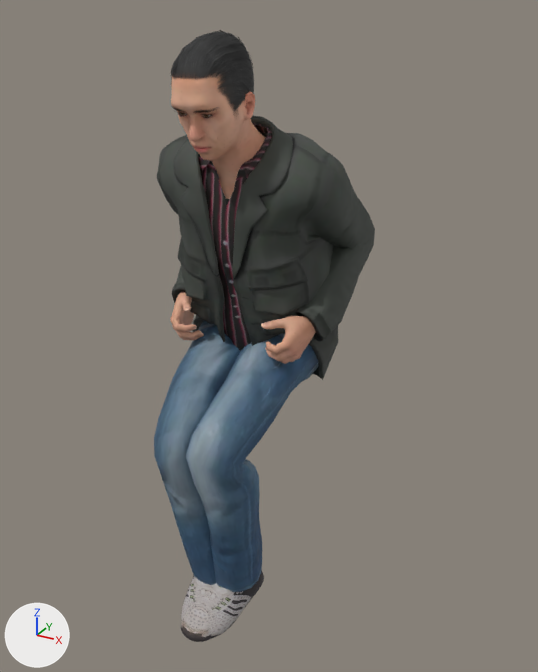
The glTF model assets/personaggi/realistici/sella/uomo-03.glb as it was, and as the next commit left it.
Both versions are drawn from a 50 mm lens placed at (0.873, -1.598, 1.492), pointed at (0.058, -0.117, 0.751). The axes (+X, +Y, +Z) are drawn at lower left. The lights are the same throughout. The older version comes first. Vertices at exactly the same position are counted once.

Names of what the first picture shows: 'Human', 'Human.male_casualsuit05', 'Human.shoes05', 'Human.short04'.
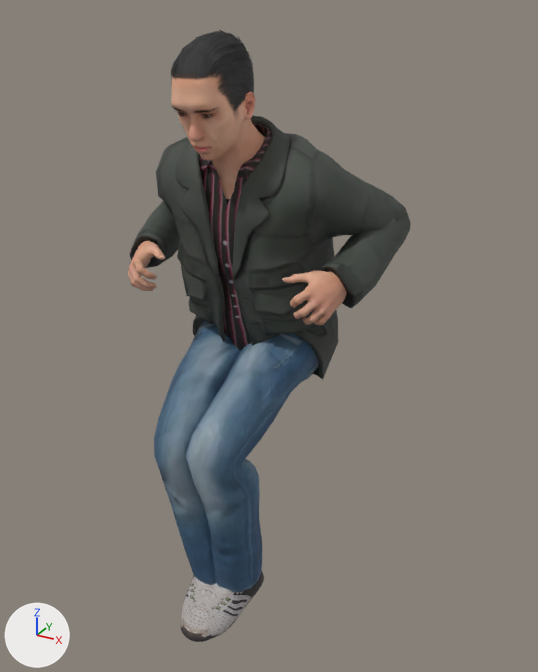
Changed parts and their boxes [x1, y1, x2, y2] in the pictures (538 x 672 px; the box of a moved part takes in the faces that stretch with it):
'Human.male_casualsuit05', reshaped (27% wider)
    before: [154, 116, 375, 592]
    after: [130, 116, 411, 592]
'Human', reshaped
    before: [170, 75, 316, 364]
    after: [127, 75, 346, 325]
part 1 of me_base_002, moved or reshaped
    before: [170, 292, 204, 340]
    after: [127, 241, 166, 291]
part 2 of me_base_002, moved or reshaped
    before: [261, 315, 316, 364]
    after: [282, 271, 346, 325]
part 3 of me_male_casualsuit05, moved or reshaped
    before: [157, 123, 375, 341]
    after: [130, 123, 411, 308]

The change, as a list of edits to the scene's bpy script:
```text
Change me_base_002:
    used by ob_human; location = (0.0, 0.0, -0.207)
    remove me_base_002.from_pydata(...)  # 7992 vertices, 15816 faces; spans x -0.205..0.205, y -0.34..-0.069, z 0.407..1.653
    add me_base_002.from_pydata(...)  # 7992 vertices, 15816 faces; spans x -0.296..0.296, y -0.34..-0.079, z 0.407..1.653
    me_base_002 part 1: the loose piece of 1689 vertices spanning x -0.205..-0.09, y -0.236..-0.069, z 0.93..1.075 is multiplied about its middle by the matrix ((0.88, -0.324, 0.348), (0.156, 0.888, 0.433), (-0.449, -0.327, 0.831)), then moved by (-0.089, -0.041, 0.126)
    me_base_002 part 2: the loose piece of 1689 vertices spanning x 0.09..0.205, y -0.236..-0.069, z 0.93..1.075 is multiplied about its middle by the matrix ((0.88, 0.324, -0.348), (-0.156, 0.888, 0.433), (0.449, -0.327, 0.831)), then moved by (0.089, -0.041, 0.126)
    other edits to the shape of me_base_002 do not show in these pictures
Change me_male_casualsuit05:
    used by ob_human_male_casualsuit05; location = (0.0, 0.0, -0.207)
    remove me_male_casualsuit05.from_pydata(...)  # 3195 vertices, 5996 faces; spans x -0.249..0.249, y -0.427..0.108, z 0.303..1.482
    add me_male_casualsuit05.from_pydata(...)  # 3195 vertices, 5996 faces; spans x -0.338..0.338, y -0.427..0.106, z 0.303..1.482
    me_male_casualsuit05 part 3: 1382 of 3195 vertices moved; they spanned x -0.249..0.249, y -0.238..0.108, z 0.966..1.461 and now span x -0.338..0.338, y -0.237..0.106, z 1.09..1.461; mean shift (0.0, -0.007, 0.032); largest move (0.2, -0.117, 0.974) -> (0.304, -0.182, 1.116)
```
